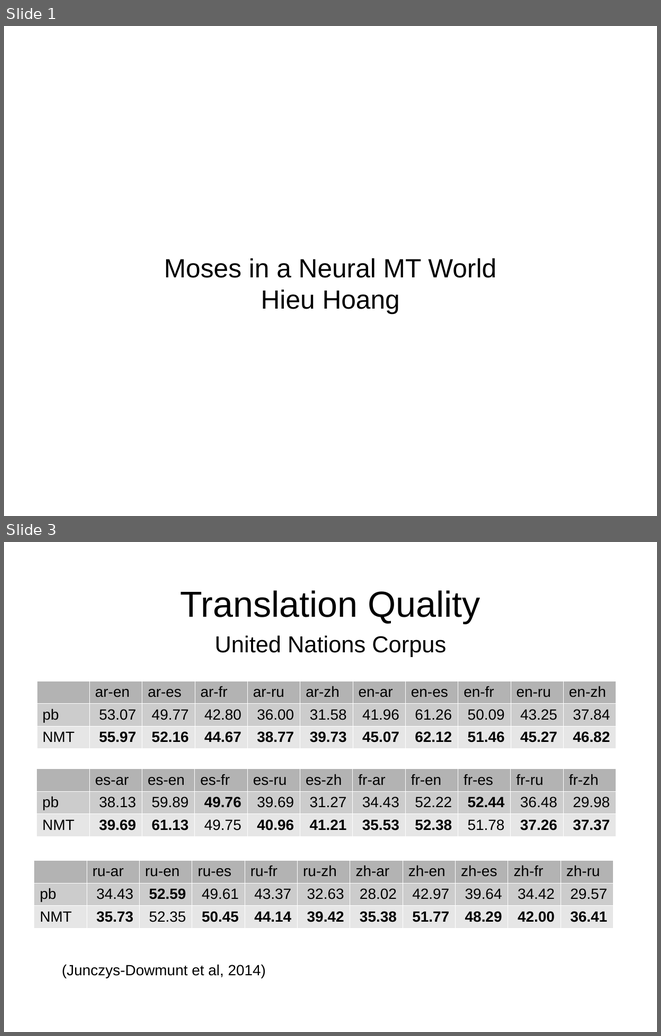
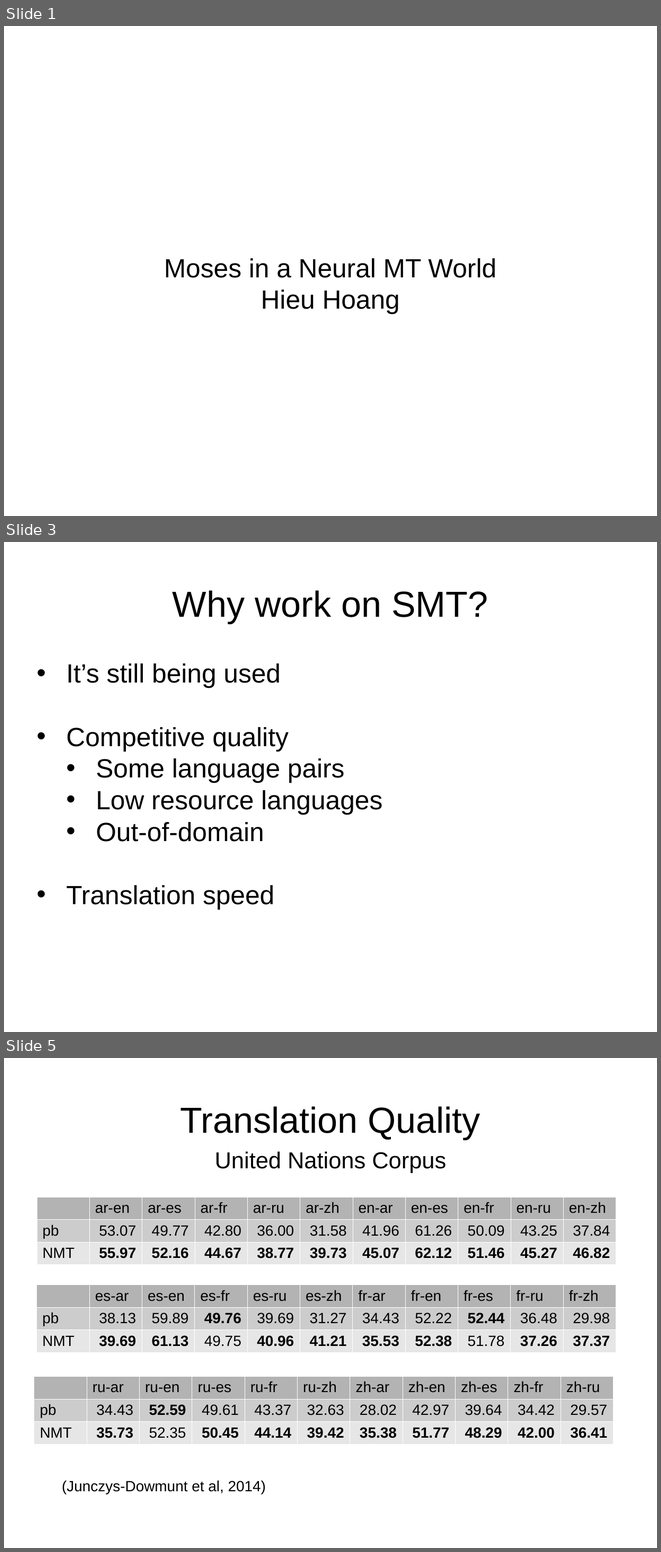
Before and after one commit to hieuhoang/papers, a slide deck: mtma17/slides.pptx. Shown one above the other, each under a label of ours: slides 1 and 3 before the commit, slides 1, 3 and 5 after it; the slides between them are not shown. The pictures are 661x1036 and 661x1552 pixels, drawn with LibreOffice and Linux fonts; fonts in the diff are those of the drawing. Boxes give left, top, right and bottom in pixels: in the first picture for what was removed or moved away, otherwise in the second. Text is boxed around its words. In the diff, an @@ line names an element or a change of style, - is before the commit and + after.

```diff
--- a/mtma17/slides.pptx
+++ b/mtma17/slides.pptx
@@ slide 3 added at <box>4,542,657,1032</box>, background #FFFFFF @@
@@ text added at <box>173,590,488,623</box>, 44 pt, text #000000 @@
+Why work on SMT?
@@ text added at <box>66,663,382,909</box>, 32 pt, text #000000 @@
+• It’s still being used
+• Competitive quality
+  • Some language pairs
+  • Low resource languages
+  • Out-of-domain
+• Translation speed
@@ what was slide 3 is now slide 5 @@
```
Also in this commit, not shown: 1 slide changed, 4 other slides added, 1 slide removed.
